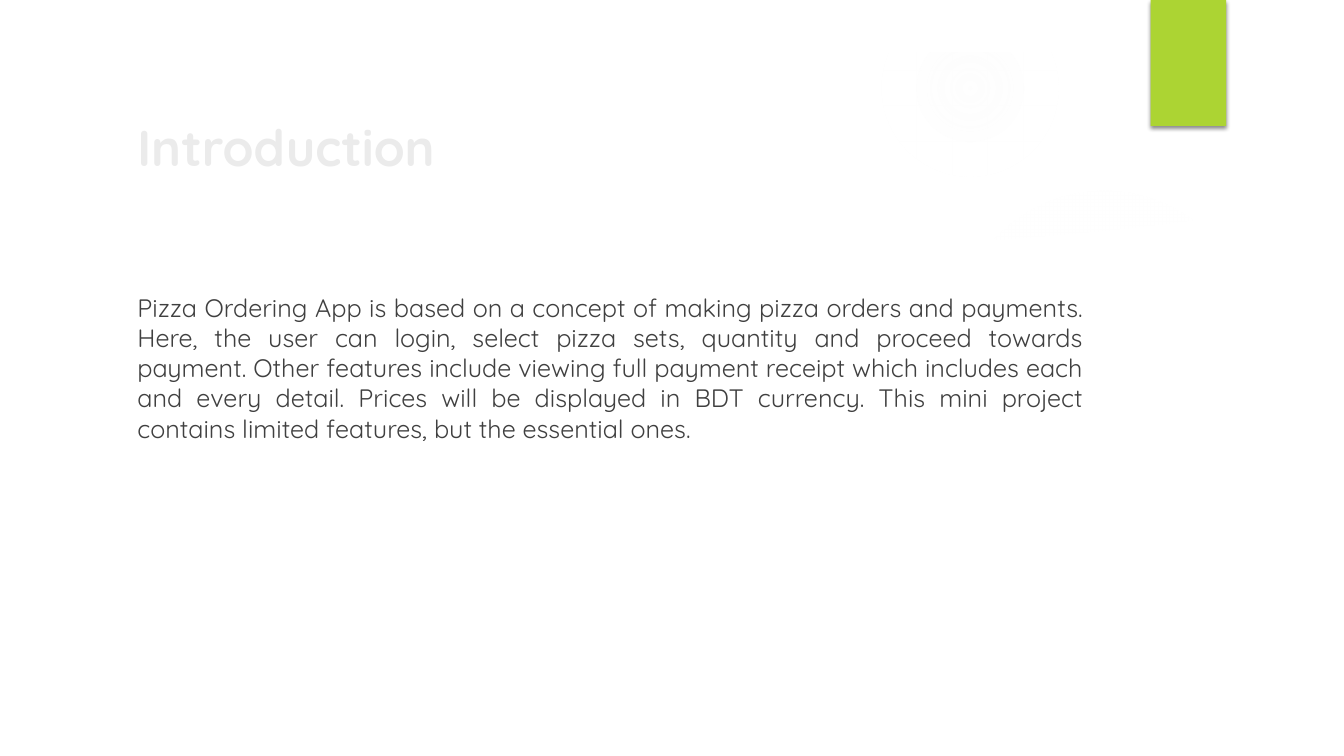
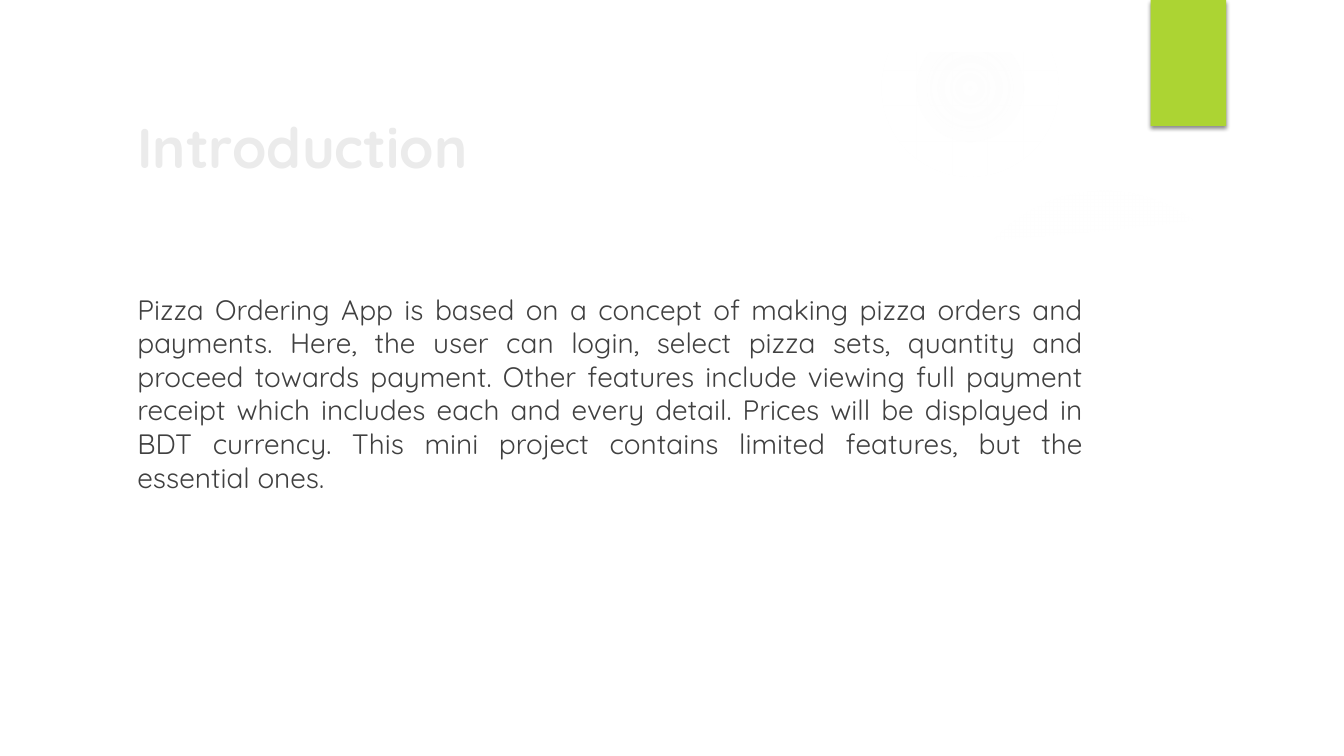
Before and after one commit to nsuspring2019cse299sec4/Group-7, a slide deck: slide 2 of Documentation/Proposal/Proposal_Group7.pptx. Drawn at 1344x756 pixels with LibreOffice and Linux fonts; fonts in the diff are those of the drawing; background and template pictures are left out. Boxes give left, top, right and bottom in pixels: in the first picture for what was removed or moved away, otherwise in the second. Text is boxed around its words. In the diff, an @@ line names an element or a change of style, - is before the commit and + after.

```diff
--- a/Documentation/Proposal/Proposal_Group7.pptx
+++ b/Documentation/Proposal/Proposal_Group7.pptx
@@ title "Introduction" at [127,107,1093,185]: size 36 to 40 pt @@
@@ text "Pizza Ordering App is based ..." at [137,299,1082,489]: size 18 to 20 pt @@
```
Also in this commit, not shown: 5 other slides changed, 5 slides added.
